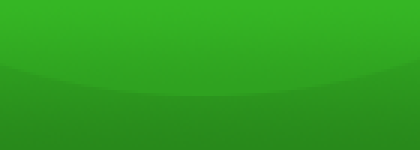
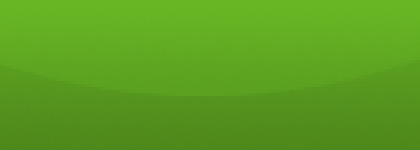
Before/after of a (420, 150) layered artwork. What changed in the layer stack:
removed layer "图层 2" over [0, 0, 420, 96]
removed layer "图层 3" over [0, 0, 420, 150]
